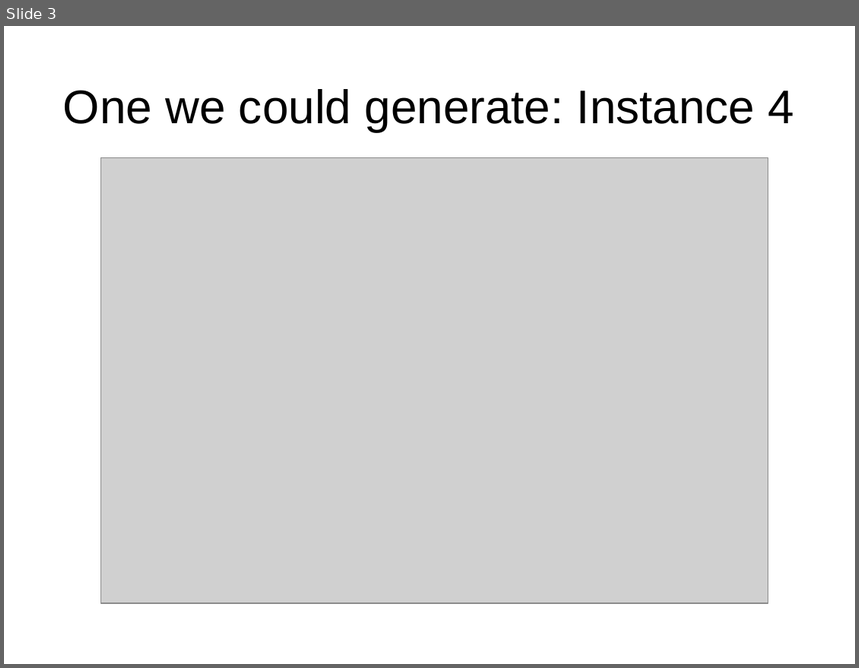
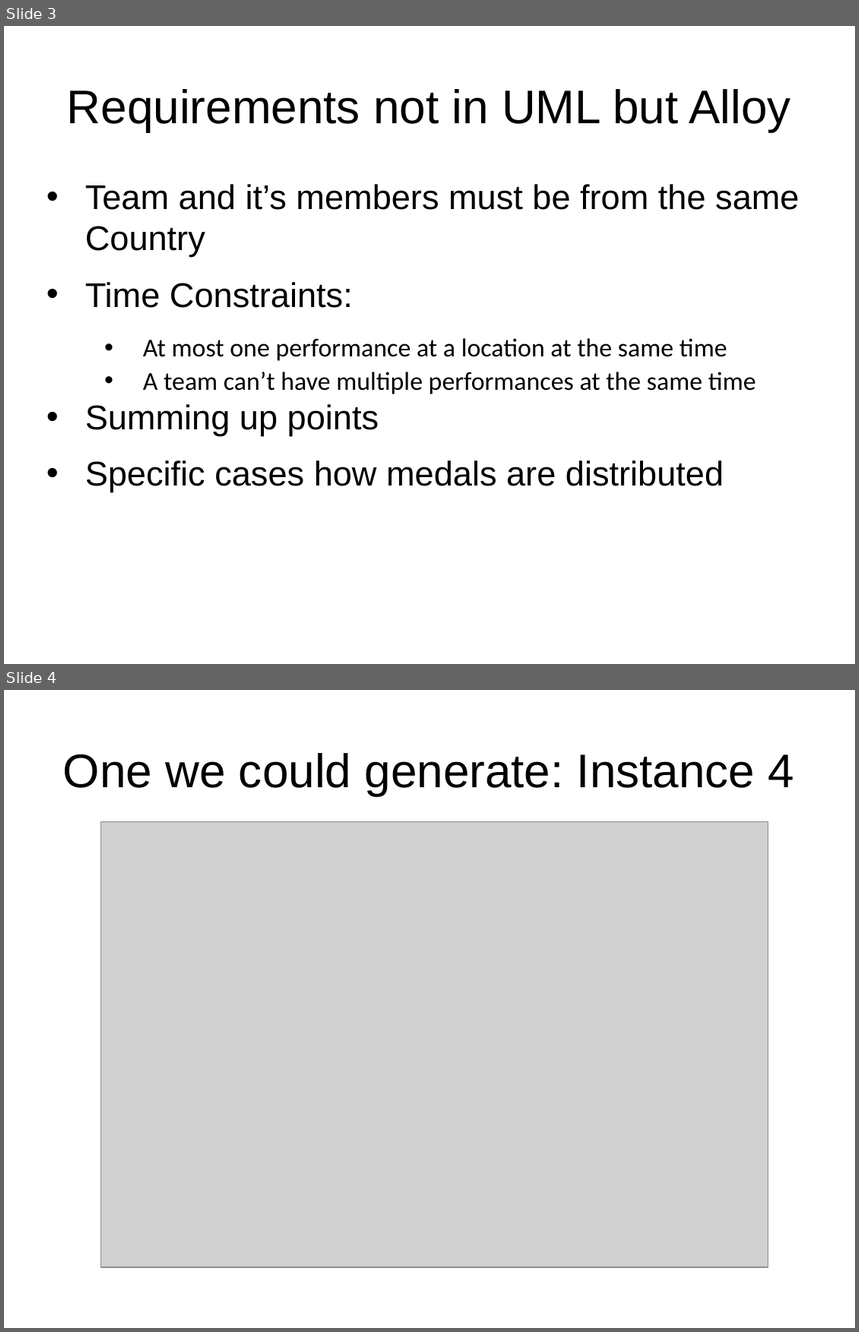
Before and after one commit to JonasMohler/SAE, a slide deck: Part_2/SAE-Präsi.odp. Shown one above the other, each under a label of ours: slide 3 before the commit, slides 3 and 4 after it. The pictures are 859x668 and 859x1332 pixels, drawn with LibreOffice and Linux fonts; fonts in the diff are those of the drawing; grey boxes stand for pictures. Boxes give left, top, right and bottom in pixels: in the first picture for what was removed or moved away, otherwise in the second. Text is boxed around its words. In the diff, an @@ line names an element or a change of style, - is before the commit and + after.

Commit message:
Added requirements not in UML but Alloy

```diff
--- a/Part_2/SAE-Präsi.odp
+++ b/Part_2/SAE-Präsi.odp
@@ slide 3 added at [4,26,855,664], background #FFFFFF @@
@@ title added at [67,89,791,132], 44 pt, text #000000 @@
+Requirements not in UML but Alloy
@@ text added at [85,184,799,493], 32 pt, text #000000 @@
+• Team and it’s members must be from the same Country
+• Time Constraints:
+  • At most one performance at a location at the same time
+  • A team can’t have multiple performances at the same time
+• Summing up points
+• Specific cases how medals are distributed
@@ what was slide 3 is now slide 4 @@
```
